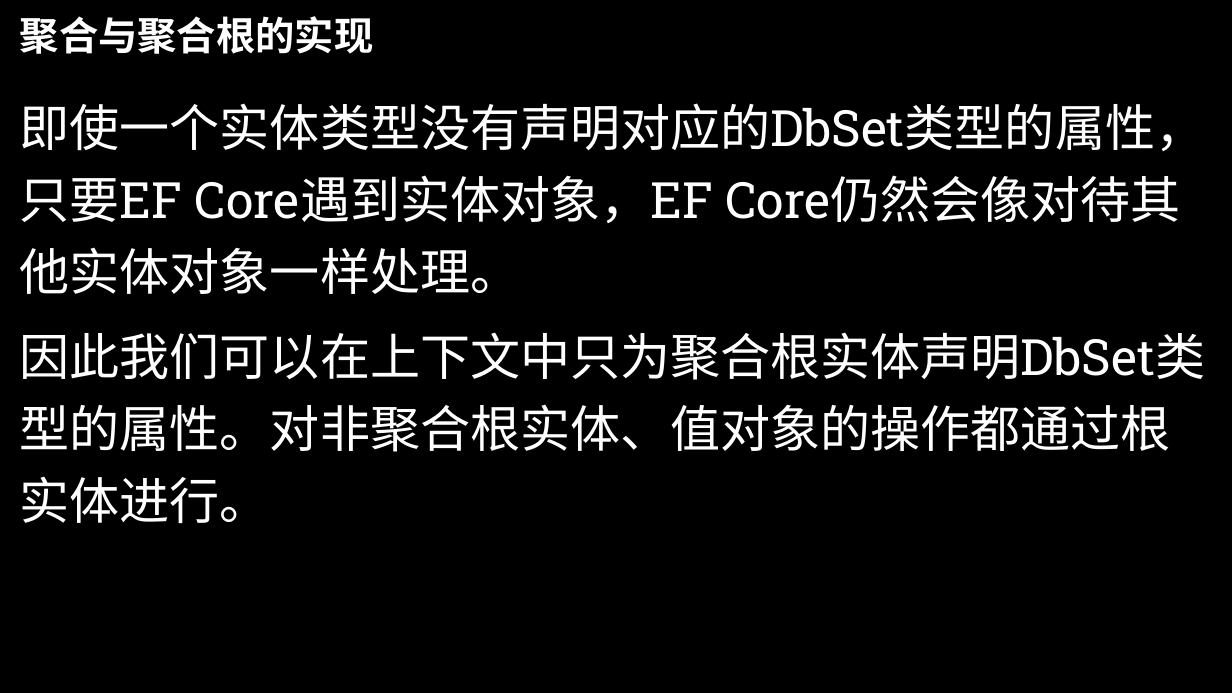
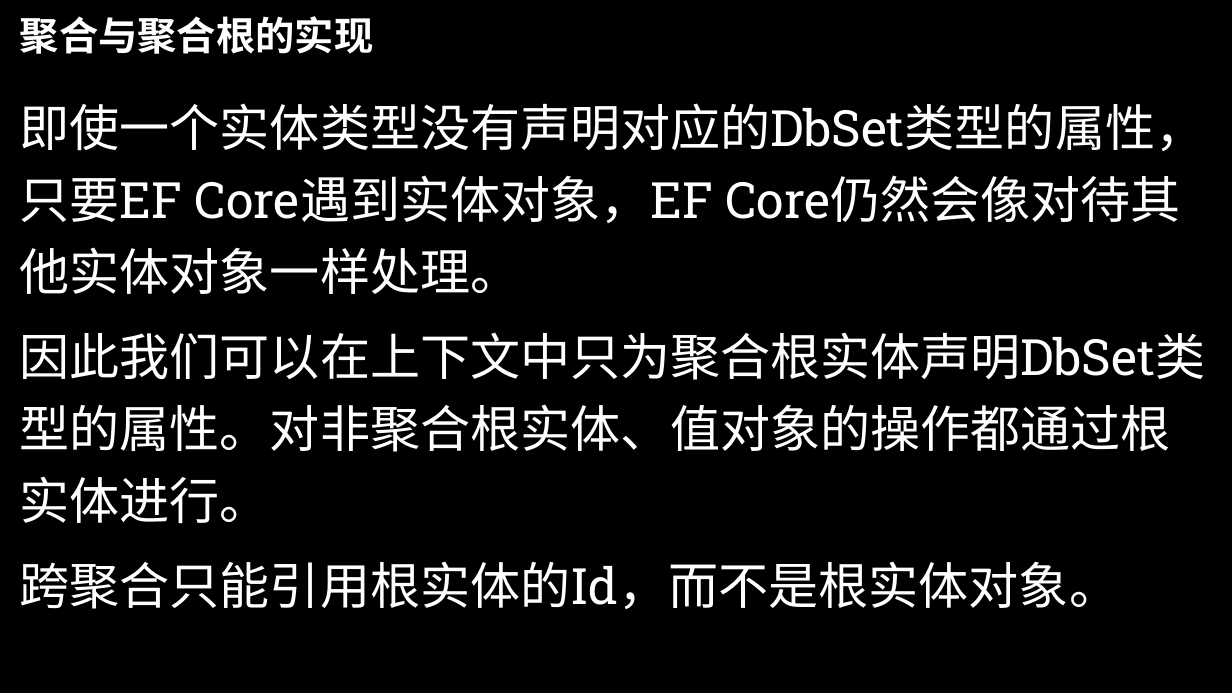
Before and after one commit to yangzhongke/NETBookMaterials, a slide deck: slide 3 of PPT课件/Part6-16：DDD聚合在.NET中的实现.pptx. Drawn at 1232x693 pixels with LibreOffice and Linux fonts; fonts in the diff are those of the drawing; background and template pictures are left out. Boxes give left, top, right and bottom in pixels: in the first picture for what was removed or moved away, otherwise in the second. Text is boxed around its words. In the diff, an @@ line names an element or a change of style, - is before the commit and + after.

```diff
--- a/PPT课件/Part6-16：DDD聚合在.NET中的实现.pptx
+++ b/PPT课件/Part6-16：DDD聚合在.NET中的实现.pptx
@@ text at (x1=20, y1=561, x2=1119, y2=609): paragraph added @@
+跨聚合只能引用根实体的Id，而不是根实体对象。
```
Also in this commit, not shown: 15 other files.
